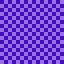
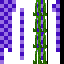
Comparing the layer stacks of the two 64x64 images. Changes:
added layer "9-12 column" above "13-16 column" over [33, 0, 48, 64]
showed group "Tall Seagrass Bottom (19)" (24 layers) over [4, 0, 64, 64]
renamed "Layer" to "1 #2", moved it into group "1-4 #3", painted on it over [4, 0, 60, 64]
added group "9-12 #3" with 4 layers in group "Tall Seagrass Bottom (19)" over [4, 0, 64, 64]
added layer "9 #2" in group "9-12 #3" over [4, 0, 64, 64]
added layer "10 #2" in group "9-12 #3" over [4, 0, 64, 64]
added layer "11 #2" in group "9-12 #3" over [4, 0, 64, 64]
added layer "12 #2" in group "9-12 #3" over [4, 0, 64, 64]
